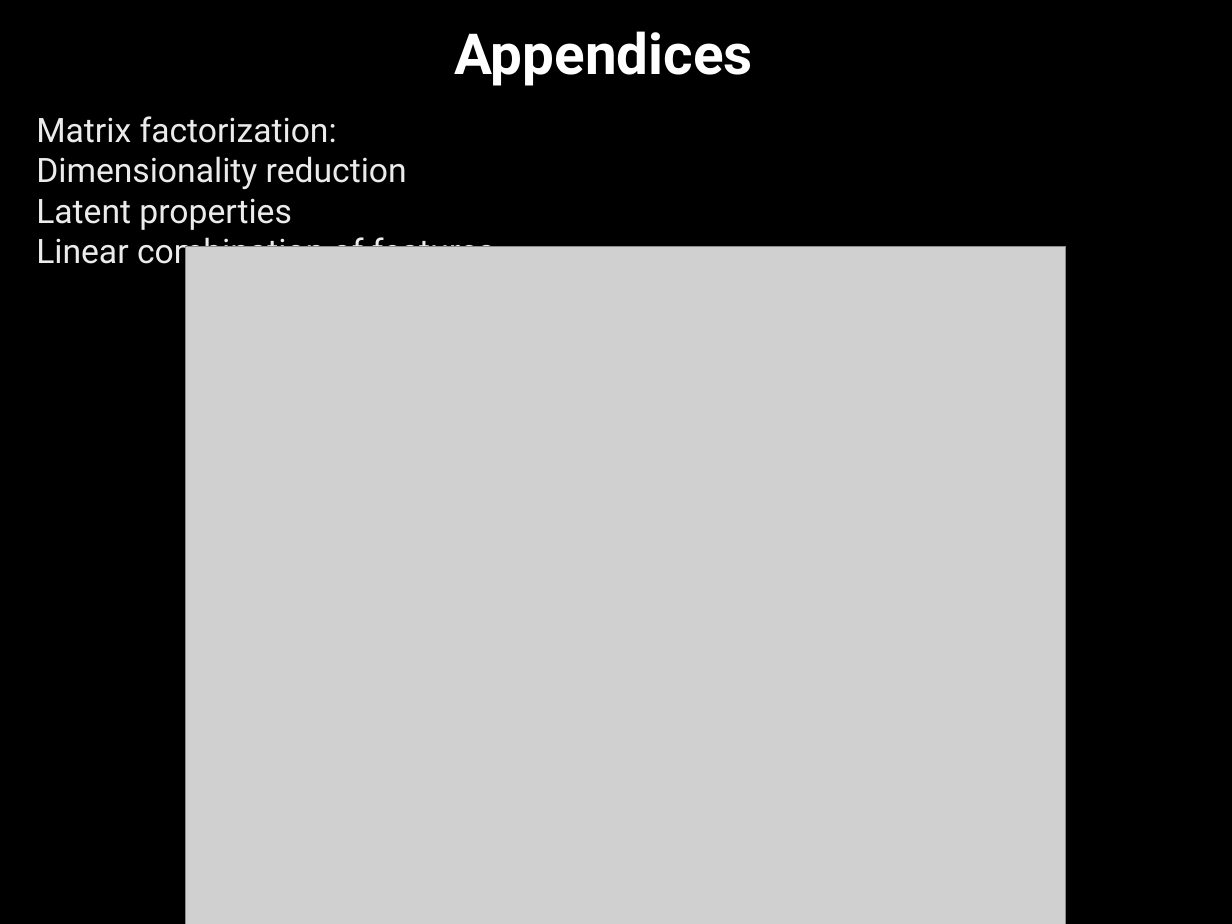
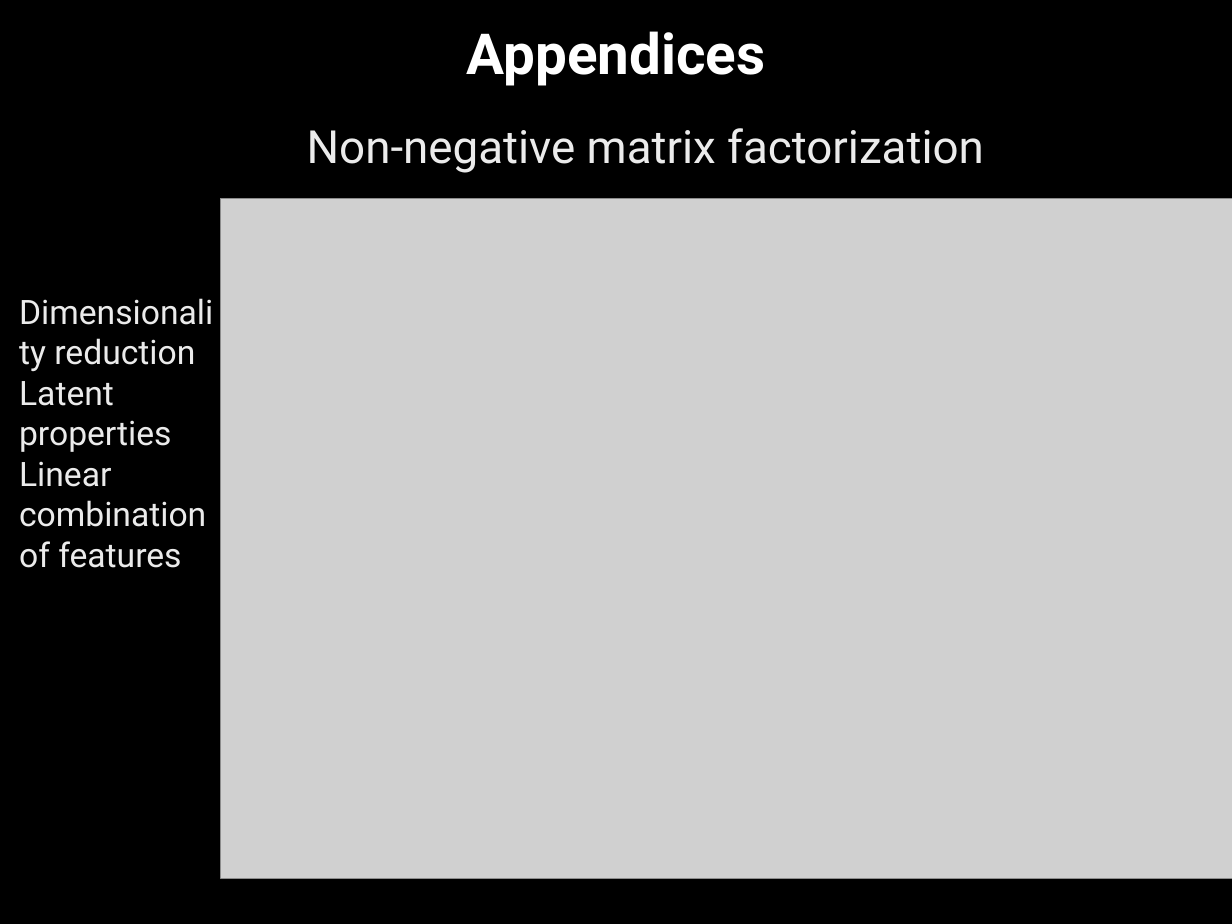
Before and after one commit to PeggyFan/Project, a slide deck: slide 14 of nyt_summarizer_10_10.pptx. Drawn at 1232x924 pixels with LibreOffice and Linux fonts; fonts in the diff are those of the drawing; grey boxes stand for pictures; background and template pictures are left out. Boxes give left, top, right and bottom in pixels: in the first picture for what was removed or moved away, otherwise in the second. Text is boxed around its words. In the diff, an @@ line names an element or a change of style, - is before the commit and + after.

```diff
--- a/nyt_summarizer_10_10.pptx
+++ b/nyt_summarizer_10_10.pptx
@@ title "Appendices": place and size @@
-title "Appendices" at (454, 31, 753, 86)
+title "Appendices" at (467, 31, 766, 86)
@@ text at (36, 116, 337, 143): paragraph removed @@
-Matrix factorization:
@@ text added at (307, 128, 984, 173), 38 pt, text #EBEBEB @@
+Non-negative matrix factorization
@@ picture: place and size @@
-picture at (185, 247, 1067, 924)
+picture at (220, 198, 1232, 879)
@@ text "Dimensionality reduction": place and size @@
-text "Dimensionality reduction" at (36, 116, 495, 272)
+text "Dimensionality reduction" at (19, 338, 206, 568)
```
Also in this commit, not shown: 3 other slides changed, 2 slides added, 1 slide removed, 6 other files.
